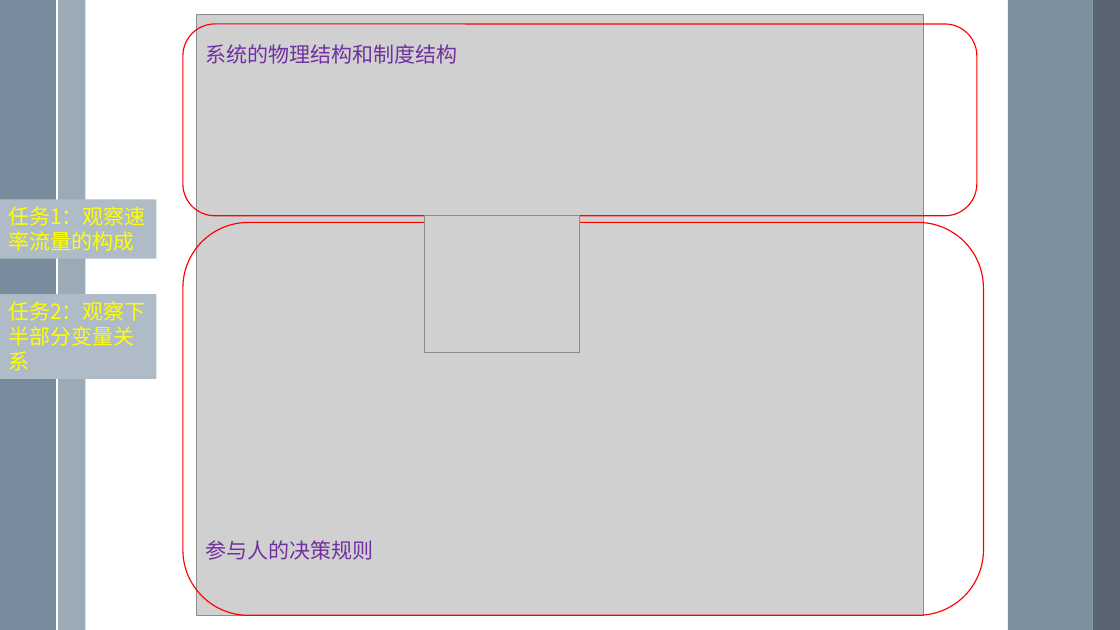
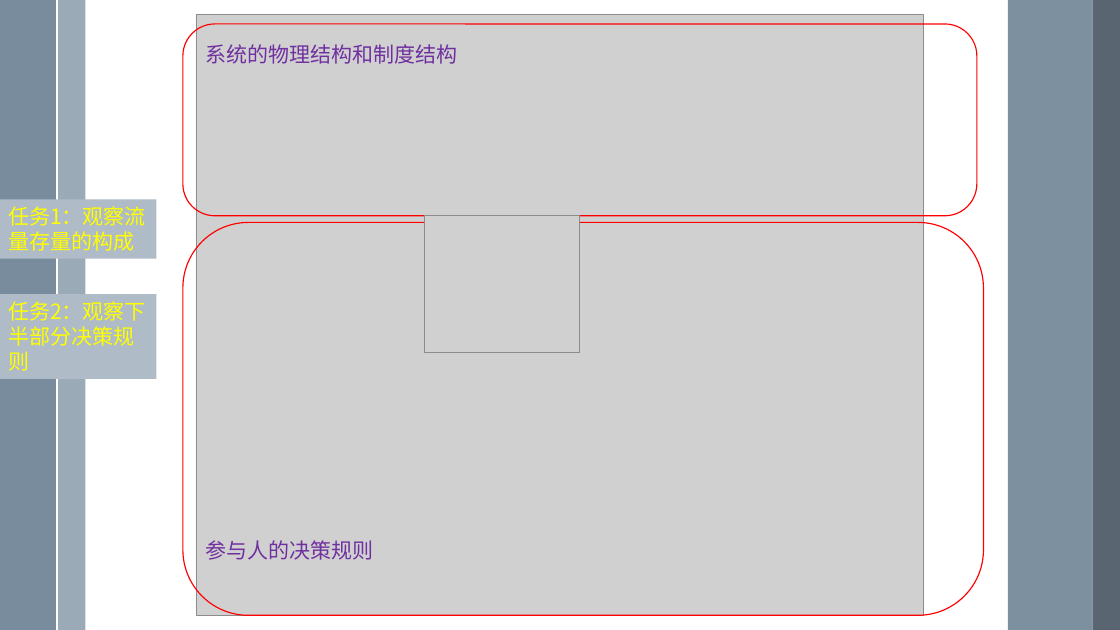
Before and after one commit to exoplanetX/SystemDynamics, a slide deck: slide 4 of 系统仿真-15-决策规则.pptx. Drawn at 1120x630 pixels with LibreOffice and Linux fonts; fonts in the diff are those of the drawing; grey boxes stand for pictures. Boxes give left, top, right and bottom in pixels: in the first picture for what was removed or moved away, otherwise in the second. Text is boxed around its words. In the diff, an @@ line names an element or a change of style, - is before the commit and + after.

```diff
--- a/系统仿真-15-决策规则.pptx
+++ b/系统仿真-15-决策规则.pptx
@@ text in rectangle at box(8, 206, 146, 251): text changed @@
-任务1：观察速率流量的构成
+任务1：观察流量存量的构成
@@ text in rectangle at box(8, 301, 146, 371): text changed @@
-任务2：观察下半部分变量关系
+任务2：观察下半部分决策规则
```
Also in this commit, not shown: 8 other slides changed.
